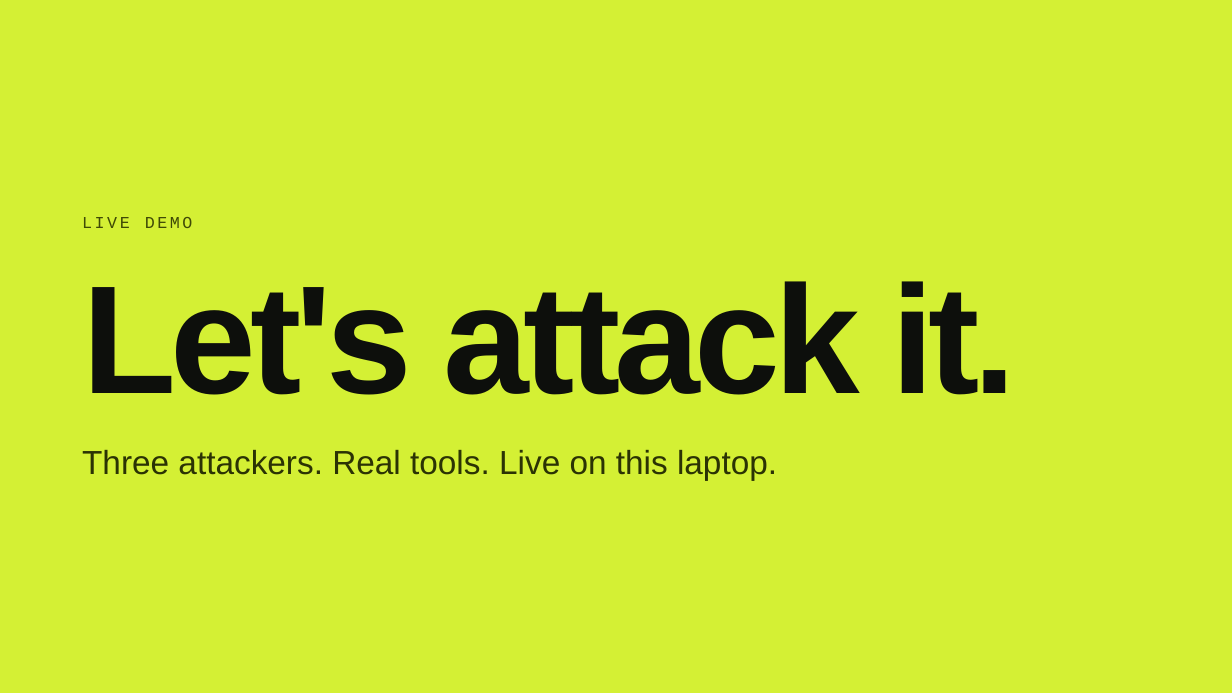
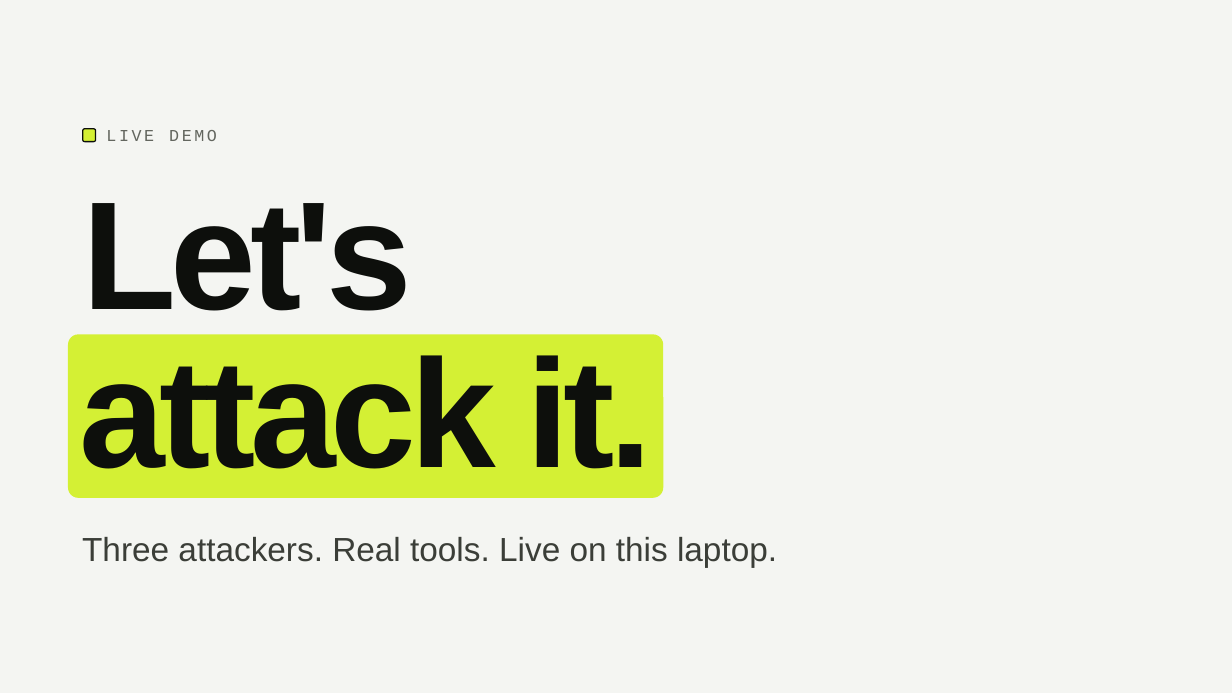
Before and after one commit to AmarWaqar-TSKLI/mirage, a slide deck: slide 13 of submissions/project-presentation/Group5_presentation.pptx. Drawn at 1232x693 pixels with LibreOffice and Linux fonts; fonts in the diff are those of the drawing. Boxes give left, top, right and bottom in pixels: in the first picture for what was removed or moved away, otherwise in the second. Text is boxed around its words. In the diff, an @@ line names an element or a change of style, - is before the commit and + after.

```diff
--- a/submissions/project-presentation/Group5_presentation.pptx
+++ b/submissions/project-presentation/Group5_presentation.pptx
@@ background #D4F034 to #F4F5F2 @@
@@ rounded rectangle added at (83, 128, 96, 141), fill #D4F034, outline #0D0F0C 1 pt @@
@@ text "LIVE DEMO": place and size @@
-text "LIVE DEMO" at (82, 217, 193, 228)
+text "LIVE DEMO" at (106, 130, 217, 141)
@@ text "LIVE DEMO" at (106, 130, 217, 141): text colour #3F4A06 to #63665F @@
@@ text added at (82, 203, 412, 337), 120 pt, text #0D0F0C, bold @@
+Let's
@@ title removed at (82, 281, 1016, 395) @@
-Let's attack it.
@@ freeform shape added at (68, 335, 664, 498), fill #D4F034, 120 pt, text #0D0F0C, bold @@
+attack it.
@@ text "Three attackers. Real tools. Live ...": place and size @@
-text "Three attackers. Real tools. Live ..." at (82, 450, 777, 480)
+text "Three attackers. Real tools. Live ..." at (82, 537, 777, 567)
@@ text "Three attackers. Real tools. Live ..." at (82, 537, 777, 567): text colour #2B3304 to #3B3E38 @@
```
Also in this commit, not shown: 13 other slides changed.
